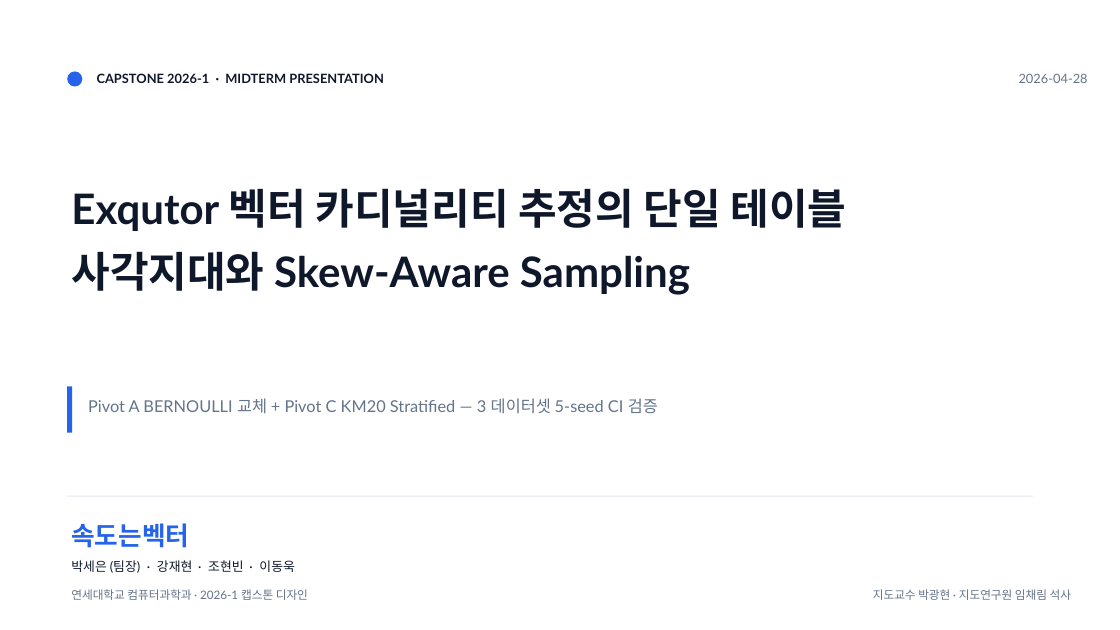
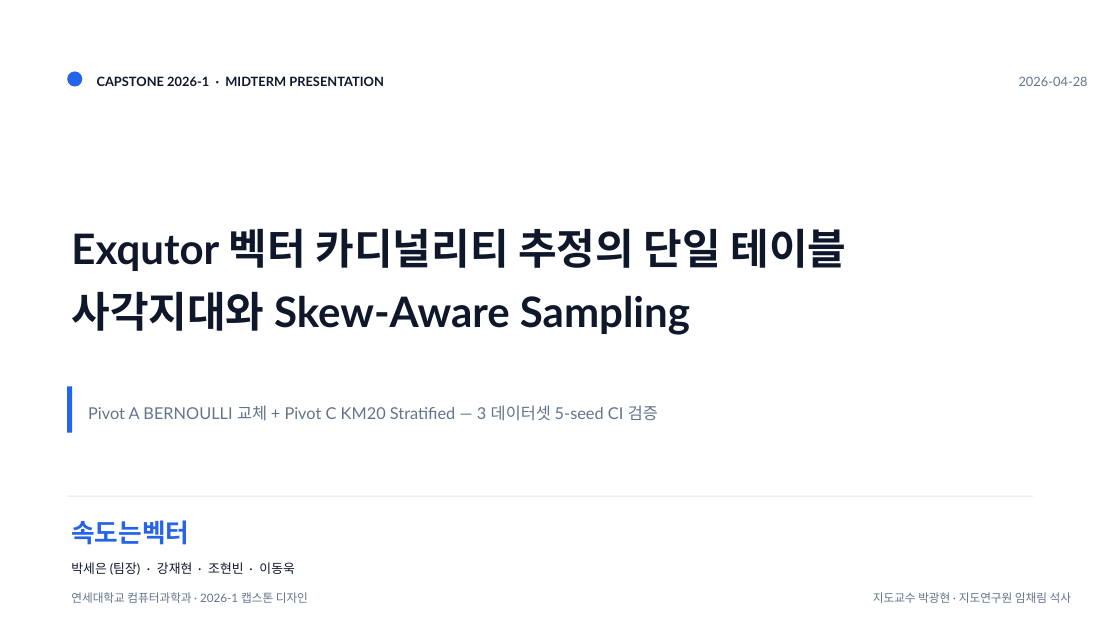
Before and after one commit to johyunbin/Capstone, a slide deck: slide 1 of submission/_drafts/속도는벡터_중간발표.pptx. Drawn at 1120x630 pixels with LibreOffice and Linux fonts; fonts in the diff are those of the drawing. Boxes give left, top, right and bottom in pixels: in the first picture for what was removed or moved away, otherwise in the second. Text is boxed around its words. In the diff, an @@ line names an element or a change of style, - is before the commit and + after.

```diff
--- a/submission/_drafts/속도는벡터_중간발표.pptx
+++ b/submission/_drafts/속도는벡터_중간발표.pptx
@@ vertical alignment top to middle in 8 elements at (x1=97, y1=76, x2=384, y2=86), (x1=1019, y1=76, x2=1088, y2=86), (x1=71, y1=228, x2=847, y2=335), (x1=88, y1=405, x2=658, y2=421), (x1=71, y1=520, x2=189, y2=545), (x1=71, y1=562, x2=294, y2=575), (x1=71, y1=592, x2=308, y2=603), (x1=873, y1=592, x2=1071, y2=603) @@
```
Also in this commit, not shown: 16 other slides changed, 8 other files.
